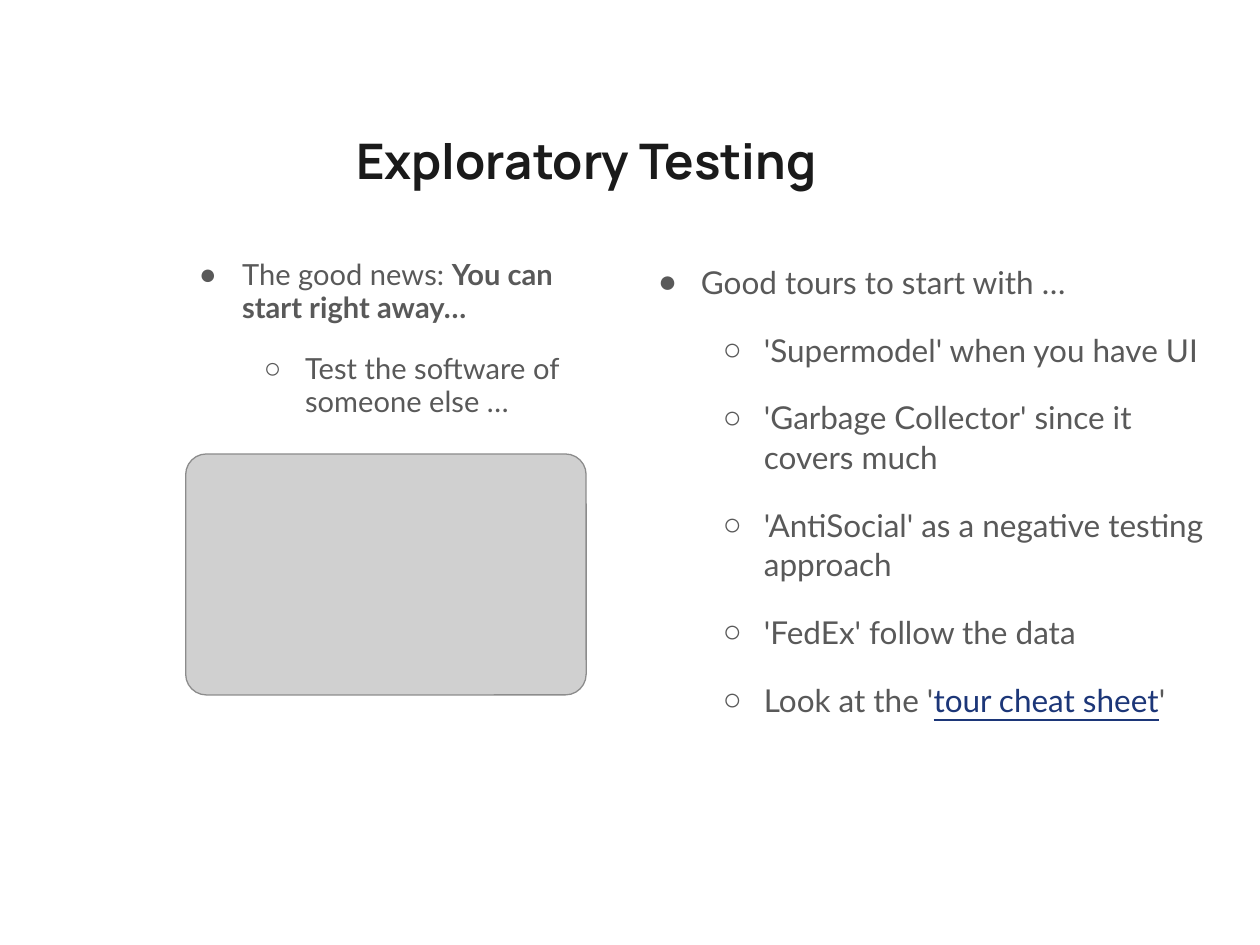
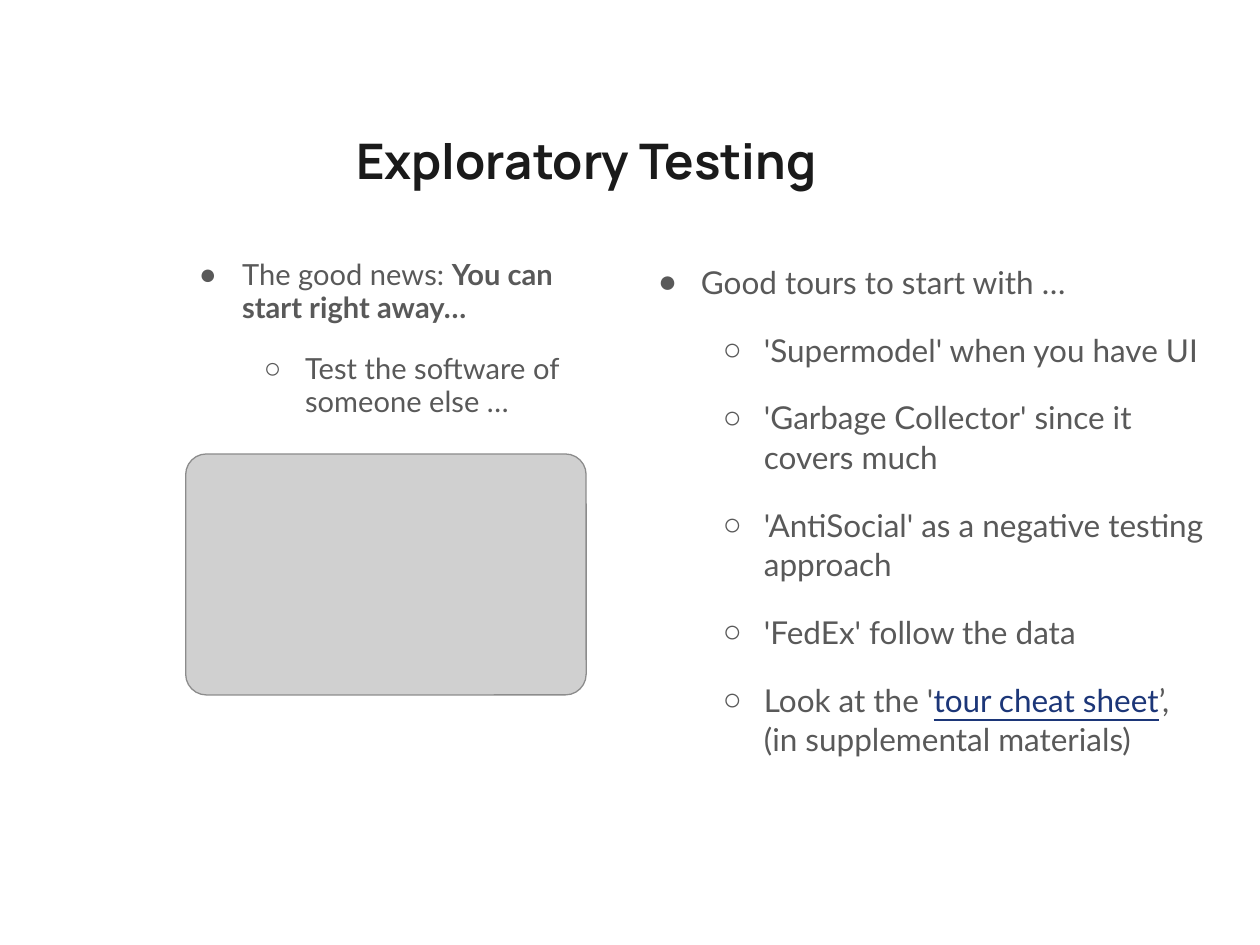
Before and after one commit to kthanasi-git/SW_Engineering, a slide deck: slide 75 of SOFTWARE ENGINEERING/SLIDES/16-Exploraroty Testing and System Testing.pptx. Drawn at 1260x945 pixels with LibreOffice and Linux fonts; fonts in the diff are those of the drawing; grey boxes stand for pictures. Boxes give left, top, right and bottom in pixels: in the first picture for what was removed or moved away, otherwise in the second. Text is boxed around its words. In the diff, an @@ line names an element or a change of style, - is before the commit and + after.

```diff
--- a/SOFTWARE ENGINEERING/SLIDES/16-Exploraroty Testing and System Testing.pptx
+++ b/SOFTWARE ENGINEERING/SLIDES/16-Exploraroty Testing and System Testing.pptx
@@ text at (x1=764, y1=688, x2=1169, y2=757): text changed; text colour #1C3678 to #595959 @@
-  ○ Look at the 'tour cheat sheet'
+  ○ Look at the 'tour cheat sheet’, (in supplemental materials)
```
Also in this commit, not shown: 2 other files.
